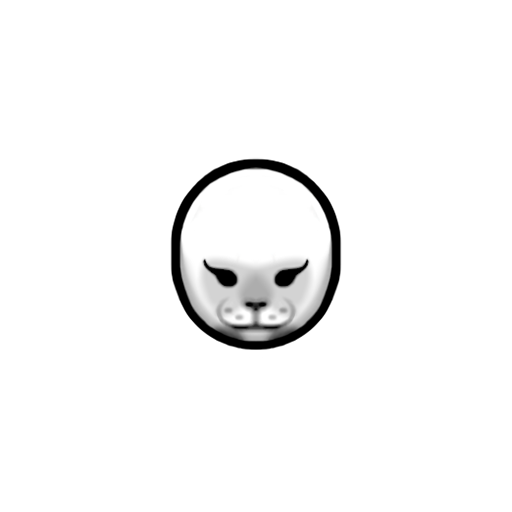
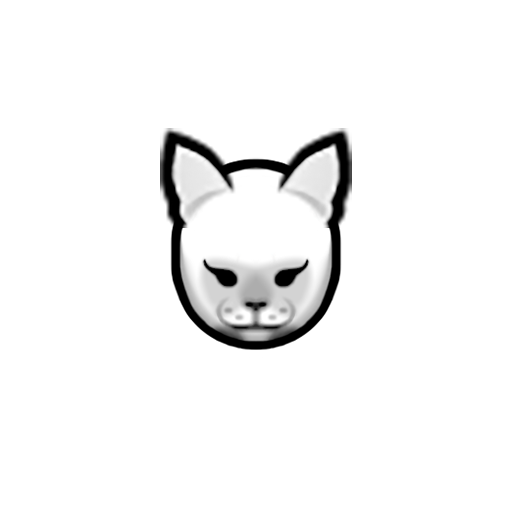
Layers edited between the first and the second 512x512 image:
added group "ears" with 5 layers above "head" over (160, 128, 352, 228)
added layer "CatEars_south" in group "ears" over (160, 128, 352, 228)
added group "head" with 7 layers over (160, 148, 352, 228)
moved "Female_Average_Normal_south" (1st of 2, in "head") into group "head" over (170, 157, 342, 228)